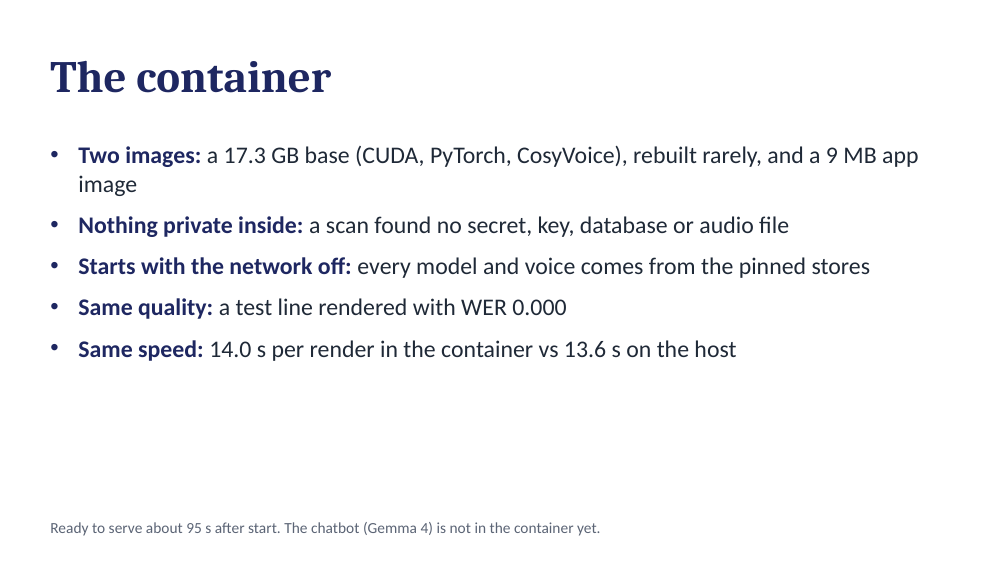
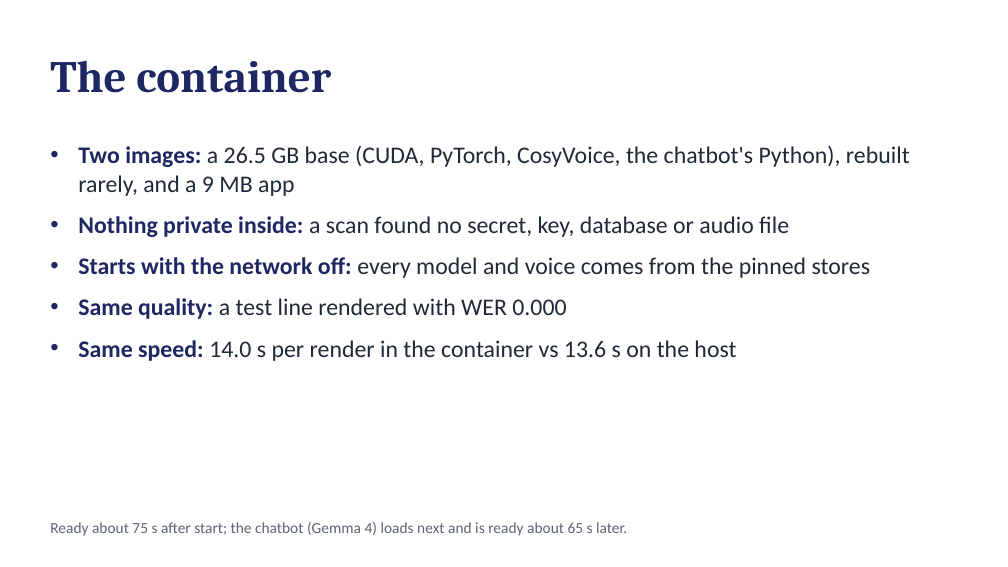
Before and after one commit to Ahmed-Sadeq-Hussein/Dramatizer, a slide deck: slide 7 of reports/milestone4/Dramatizer_Milestone_4.pptx. Drawn at 1008x567 pixels with LibreOffice and Linux fonts; fonts in the diff are those of the drawing. Boxes give left, top, right and bottom in pixels: in the first picture for what was removed or moved away, otherwise in the second. Text is boxed around its words. In the diff, an @@ line names an element or a change of style, - is before the commit and + after.

```diff
--- a/reports/milestone4/Dramatizer_Milestone_4.pptx
+++ b/reports/milestone4/Dramatizer_Milestone_4.pptx
@@ text at (78,145,910,196): text changed @@
-• Two images: a 17.3 GB base (CUDA, PyTorch, CosyVoice), rebuilt rarely, and a 9 MB app image
+• Two images: a 26.5 GB base (CUDA, PyTorch, CosyVoice, the chatbot's Python), rebuilt rarely, and a 9 MB app
@@ text at (50,522,627,536): text changed @@
-Ready to serve about 95 s after start. The chatbot (Gemma 4) is not in the container yet.
+Ready about 75 s after start; the chatbot (Gemma 4) loads next and is ready about 65 s later.
```
Also in this commit, not shown: 7 other slides changed, 1 slide added, 58 other files.
